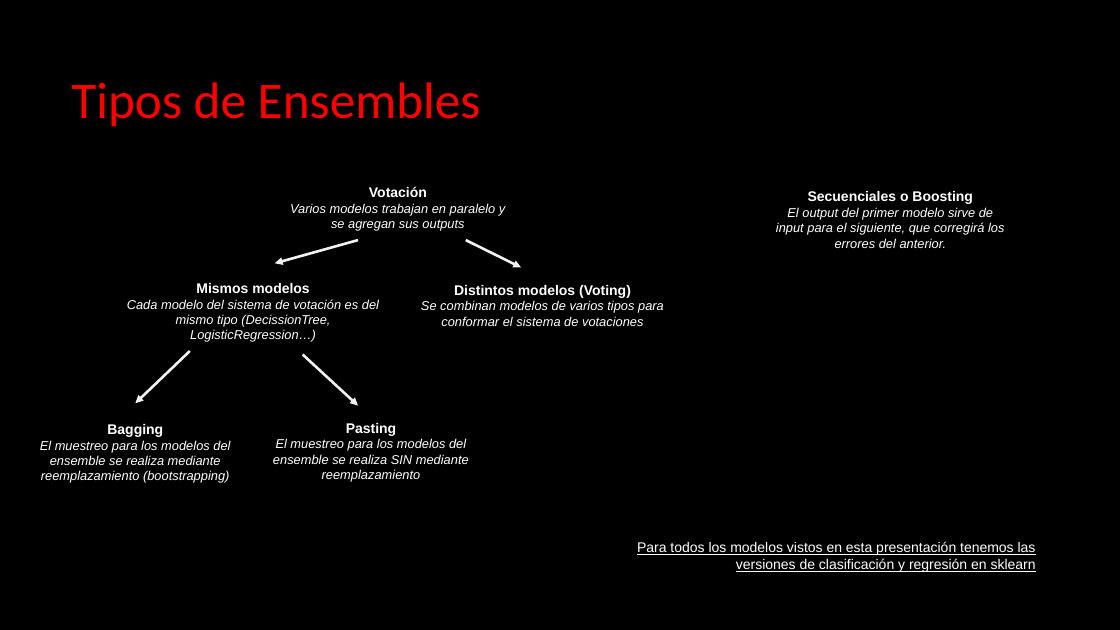
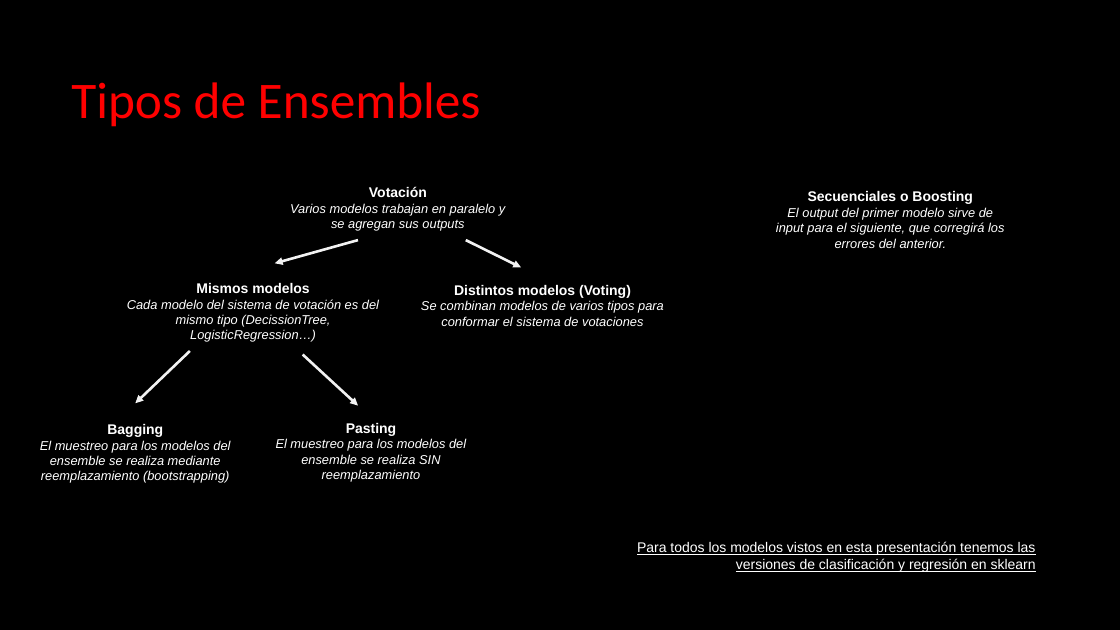
Before and after one commit to leo90rc/Leonardo.DataScience, a slide deck: slide 6 of week9_ML_svm_poly_norm/day5_ml_concepts_trees_ensembles/ensembles/ML - Ensembling.pptx. Drawn at 1120x630 pixels with LibreOffice and Linux fonts; fonts in the diff are those of the drawing. Boxes give left, top, right and bottom in pixels: in the first picture for what was removed or moved away, otherwise in the second. Text is boxed around its words. In the diff, an @@ line names an element or a change of style, - is before the commit and + after.

```diff
--- a/week9_ML_svm_poly_norm/day5_ml_concepts_trees_ensembles/ensembles/ML - Ensembling.pptx
+++ b/week9_ML_svm_poly_norm/day5_ml_concepts_trees_ensembles/ensembles/ML - Ensembling.pptx
@@ text at [276, 438, 466, 482]: text changed @@
-El muestreo para los modelos del ensemble se realiza SIN mediante reemplazamiento
+El muestreo para los modelos del ensemble se realiza SIN reemplazamiento
```
Also in this commit, not shown: 35 other files.
